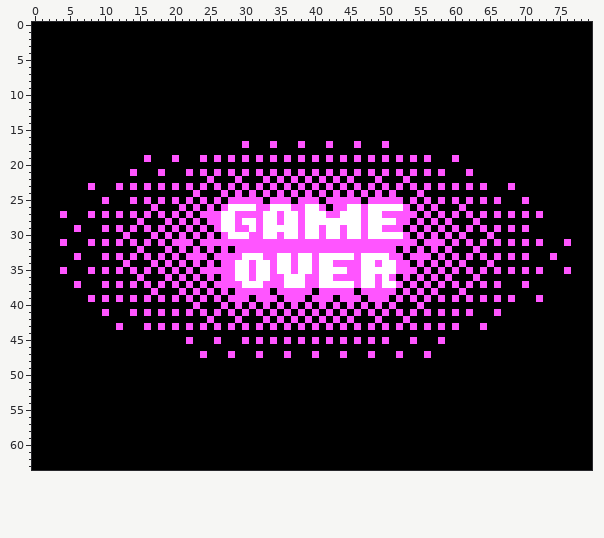
Edited in one commit: pixel-art file (gameover.aseprite). The picture above was drawn from the file before the commit.
80x64 pixels, 1 frame.
And afterwards:
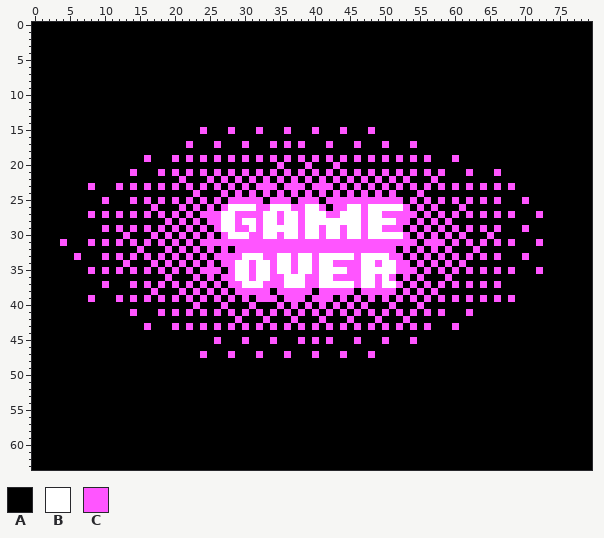
Palette (. is transparent): A #000000  B #ffffff  C #ff55ff
Changes in this commit:
layer "Layer 3" removed
Colour A replaces colour C in row 27 at x 4 and 70; in row 28 at x 15 and 63; in row 29 at x 6 and 68; in row 31 at x 21, 70 and 76; in row 33 at x 23, 55, 68 and 74; in row 34 at x 65.
Colour A replaces colour C in row 35 at x 4, 27, 70 and 76; in row 36 at x 15, 21, 57 and 63; in row 37 at x 6, 12, 27 and 70; in row 38 at x 61; in row 39 at x 10, 29, 45, 49 and 72; in row 40 at x 29, 33 and 49.
Colour A replaces colour C in row 41 at x 10, 16, 60 and 66; in row 42 at x 25, 35, 39 and 43; in row 43 at x 12, 18, 58 and 64; in row 45 at x 22, 32, 36, 44, 48 and 58; in row 47 at x 52 and 56.
Colour C replaces colour A in row 15 at x 24, 28, 32, 36, 40, 44 and 48; in row 17 at x 22, 26, 36 and 54; in row 19 at x 22; in row 20 at x 35, 39 and 43; in row 21 at x 20 and 66; in row 22 at x 21, 27, 31, 47, 51 and 57.
Colour C replaces colour A in row 23 at x 33, 37, 41 and 66; in row 25 at x 47.
